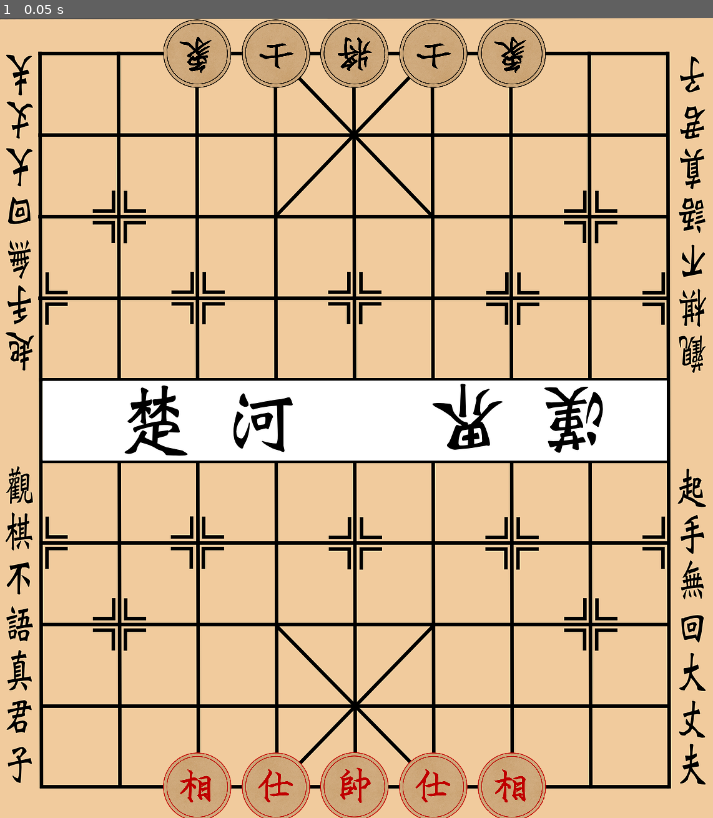
Above: before the commit, frame 1.
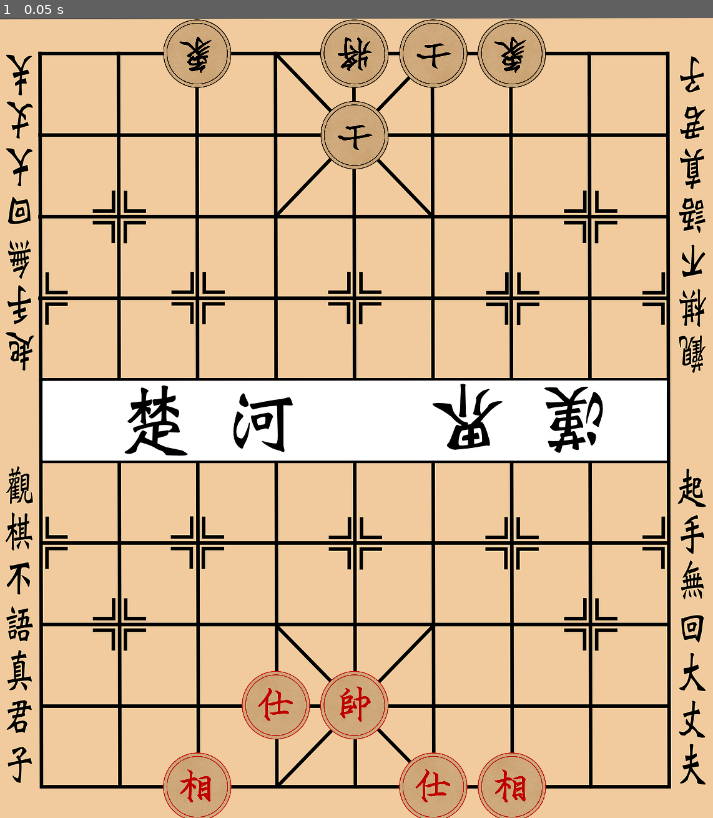
Above: after the commit, the same moment.

Repository: zzhouj/chinese-chess
Game: Godot game, scene res://scenes/checker_board.tscn
Same seed, same stepped clock (60 frames per second), same inputs: the game is played once before the commit and once after it.
Inputs:
- Up to frame 1 (0.05 s): no input

The runs differ from the first frame. In frame 1, 3.8% of the frame differs, in the area x 33-55%, y 0-100%.

Commit message:
move refactor

Diff:
--- a/scripts/advisor_piece.gd
+++ b/scripts/advisor_piece.gd
@@ -1,5 +1,11 @@
 class_name AdvisorPiece
-extends KingPiece
+extends Piece
+
+func get_boundary_box() -> Vector4i:
+	if color == COLOR.RED:
+		return Vector4i(3, 0, 5, 2)
+	else:
+		return Vector4i(3, 7, 5, 9)
 
 func get_move_directions() -> Array[Vector2i]:
 	return [
--- a/scripts/checker_board.gd
+++ b/scripts/checker_board.gd
@@ -11,8 +11,8 @@
 const ROW_HEIGHT := (BOARD_SE.y - BOARD_NW.y) / (BOARD_ROWS - 1)
 
 const RED_INIT_SYMBOLS: Array[String] = [
-	"Ke0",
-	"Ad0",
+	"Ke1",
+	"Ad1",
 	"Af0",
 	"Ec0",
 	"Eg0",
@@ -20,7 +20,7 @@
 
 const BLACK_INIT_SYMBOLS: Array[String] = [
 	"Ke9",
-	"Ad9",
+	"Ae8",
 	"Af9",
 	"Ec9",
 	"Eg9",
--- a/scripts/elephant_piece.gd
+++ b/scripts/elephant_piece.gd
@@ -9,8 +9,14 @@
 
 func get_move_directions() -> Array[Vector2i]:
 	return [
-		(Vector2i.UP + Vector2i.LEFT) * 2,
-		(Vector2i.UP + Vector2i.RIGHT) * 2,
-		(Vector2i.DOWN + Vector2i.LEFT) * 2,
-		(Vector2i.DOWN + Vector2i.RIGHT) * 2,
+		Vector2i.UP + Vector2i.LEFT,
+		Vector2i.UP + Vector2i.RIGHT,
+		Vector2i.DOWN + Vector2i.LEFT,
+		Vector2i.DOWN + Vector2i.RIGHT,
 	]
+
+func get_move_steps() -> int:
+	return 2
+
+func check_movable_coordinate(coordinate: Vector2i) -> bool:
+	return coordinate.distance_squared_to(self.coordinate) > 2
--- a/scripts/king_piece.gd
+++ b/scripts/king_piece.gd
@@ -1,11 +1,5 @@
 class_name KingPiece
-extends Piece
-
-func get_boundary_box() -> Vector4i:
-	if color == COLOR.RED:
-		return Vector4i(3, 0, 5, 2)
-	else:
-		return Vector4i(3, 7, 5, 9)
+extends AdvisorPiece
 
 func get_move_directions() -> Array[Vector2i]:
 	return [
--- a/scripts/piece.gd
+++ b/scripts/piece.gd
@@ -31,17 +31,32 @@
 func get_move_directions() -> Array[Vector2i]:
 	return []
 
+func get_move_steps() -> int:
+	return 1
+
+func check_boundary_box(coordinate: Vector2i) -> bool:
+	var box: Vector4i = get_boundary_box()
+	return coordinate.x >= box.x and coordinate.x <= box.z and \
+		coordinate.y >= box.y and coordinate.y <= box.w
+
+func check_movable_coordinate(coordinate: Vector2i) -> bool:
+	return true
+
 func search_movable_coordinates(board: Array[Array]) -> Array[Vector2i]:
-	var coords: Array[Vector2i] = []
-	var box: Vector4i = get_boundary_box()
-	for dir: Vector2i in get_move_directions():
-		var coord = coordinate + dir
-		if coord.x >= box.x and coord.x <= box.z and \
-		coord.y >= box.y and coord.y <= box.w:
-			var piece = board[coord.x][coord.y]
+	var coordinates: Array[Vector2i] = []
+	for direction: Vector2i in get_move_directions():
+		var coordinate: Vector2i = self.coordinate
+		for step: int in get_move_steps():
+			coordinate += direction
+			if not check_boundary_box(coordinate):
+				break
+			var piece = board[coordinate.x][coordinate.y]
 			if piece == null or color != piece.color:
-				coords.append(coord)
-	return coords
+				if check_movable_coordinate(coordinate):
+					coordinates.append(coordinate)
+			if piece != null:
+				break
+	return coordinates
 
 func _input(event: InputEvent) -> void:
 	if event is InputEventMouseButton and \
